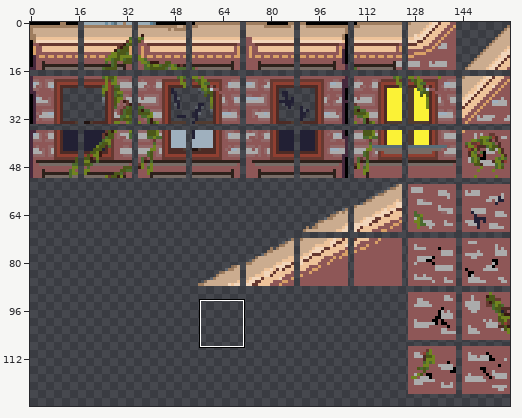
Edited in one commit: sprite sheet (Sprites/Tileset/tileset_roof.png). Above: a wide view before the commit, with the close-up outlined.
Close-up. Before the commit:
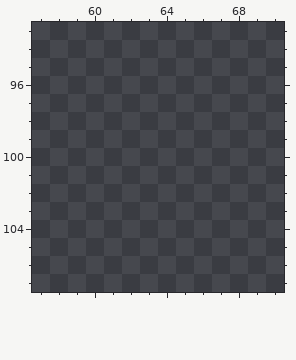
The file is 160x160 pixels. Pixels under 10% opacity are left out. Colours within 5 levels of each other are drawn and written as one. Shown: x 57..70, y 93..107. The wide view leaves out empty margins. The commit also changed other parts of the picture, which this record leaves out.
After:
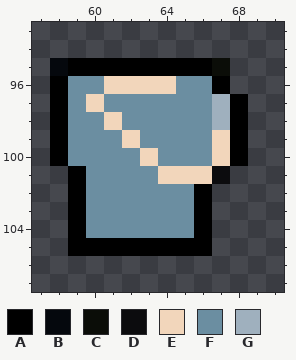
Palette (. is transparent): A #000000  B #05080d  C #0b0d08  D #0c0c0e  E #f2d6bb  F #6b8ea1  G #9fb0be
Diff:
@@ x 57..70 @@
  94 ..............
- 95 ..............
- 96 ..............
- 97 ..............
- 98 ..............
- 99 ..............
-100 ..............
-101 ..............
-102 ..............
-103 ..............
-104 ..............
-105 ..............
+ 95 .BAAAAAAAAC...
+ 96 .AFFEEEEFFA...
+ 97 .AFEFFFFFFGA..
+ 98 .AFFEFFFFFGA..
+ 99 .AFFFEFFFFEA..
+100 .AFFFFEFFFEA..
+101 ..AFFFFEEED...
+102 ..AFFFFFFA....
+103 ..AFFFFFFA....
+104 ..AFFFFFFA....
+105 ..AAAAAAAA....
 106 ..............
Changed places in both close-ups, as pixel boxes (x1, y1, x2, y2):
added: (50, 58, 248, 256)
